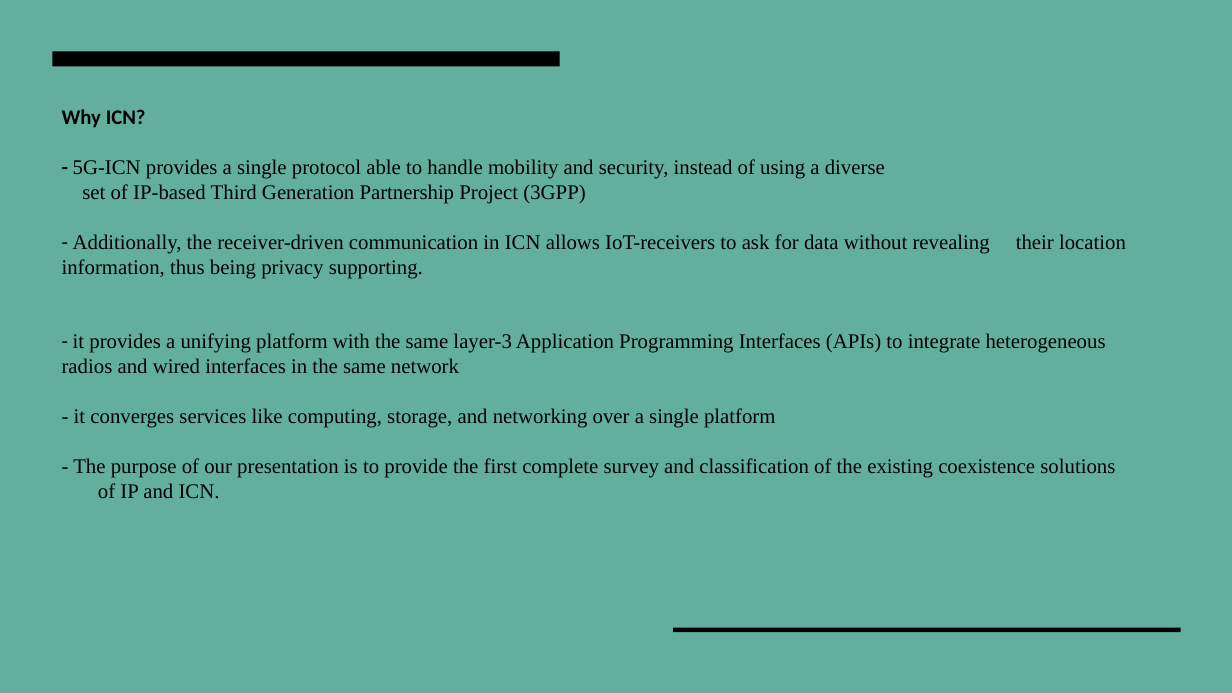
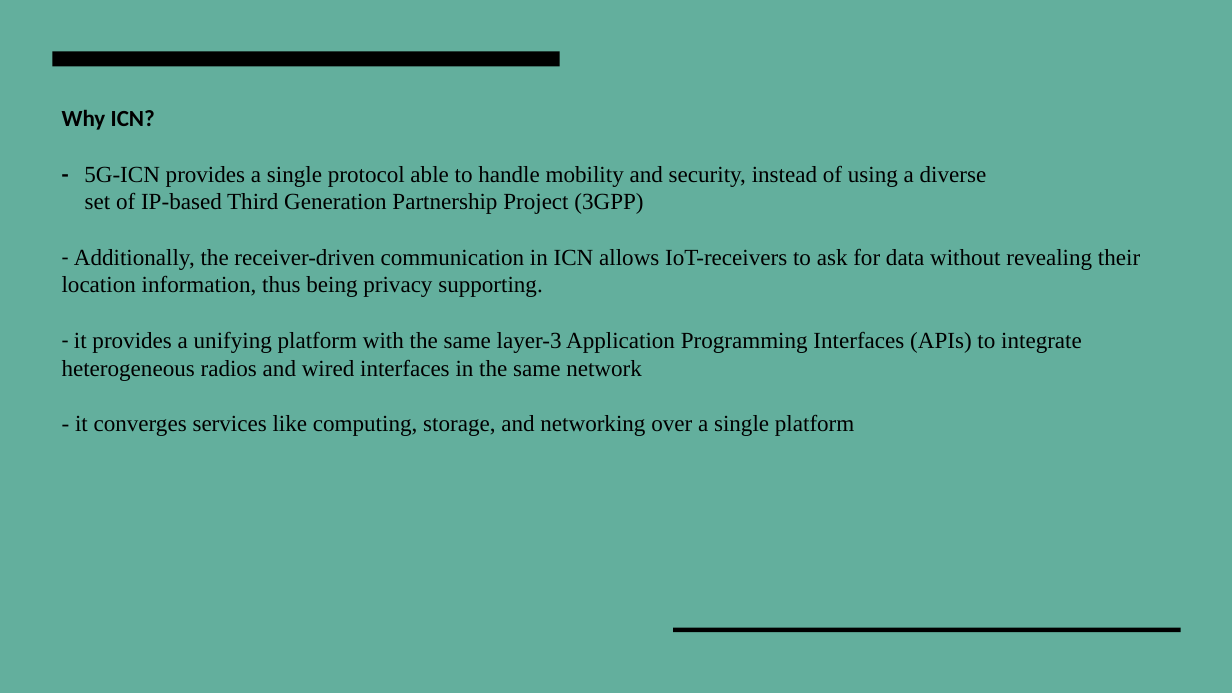
Before and after one commit to NazeerPD/CNS, a slide deck: slide 4 of ICN-IP Coexistence Solutions.pptx. Drawn at 1232x693 pixels with LibreOffice and Linux fonts; fonts in the diff are those of the drawing. Boxes give left, top, right and bottom in pixels: in the first picture for what was removed or moved away, otherwise in the second. Text is boxed around its words. In the diff, an @@ line names an element or a change of style, - is before the commit and + after.

```diff
--- a/ICN-IP Coexistence Solutions.pptx
+++ b/ICN-IP Coexistence Solutions.pptx
@@ title at [62,110,1140,436]: text changed; size 16.2 to 18 pt @@
-Why ICN?
-- 5G-ICN provides a single protocol able to handle mobility and security, instead of using a diverse
-set of IP-based Third Generation Partnership Project (3GPP)
-- Additionally, the receiver-driven communication in ICN allows IoT-receivers to ask for data without revealing their location information, thus being privacy supporting.
-- it provides a unifying platform with the same layer-3 Application Programming Interfaces (APIs) to integrate heterogeneous radios and wired interfaces in the same network
-- it converges services like computing, storage, and networking over a single platform
-- The purpose of our presentation is to provide the first complete survey and classification of the existing coexistence solutions of IP and ICN.
+Why ICN?
+- 5G-ICN provides a single protocol able to handle mobility and security, instead of using a diverse
+set of IP-based Third Generation Partnership Project (3GPP)
+- Additionally, the receiver-driven communication in ICN allows IoT-receivers to ask for data without revealing their location information, thus being privacy supporting.
+- it provides a unifying platform with the same layer-3 Application Programming Interfaces (APIs) to integrate heterogeneous radios and wired interfaces in the same network
+- it converges services like computing, storage, and networking over a single platform
```
Also in this commit, not shown: 2 other slides changed, 3 slides added.
